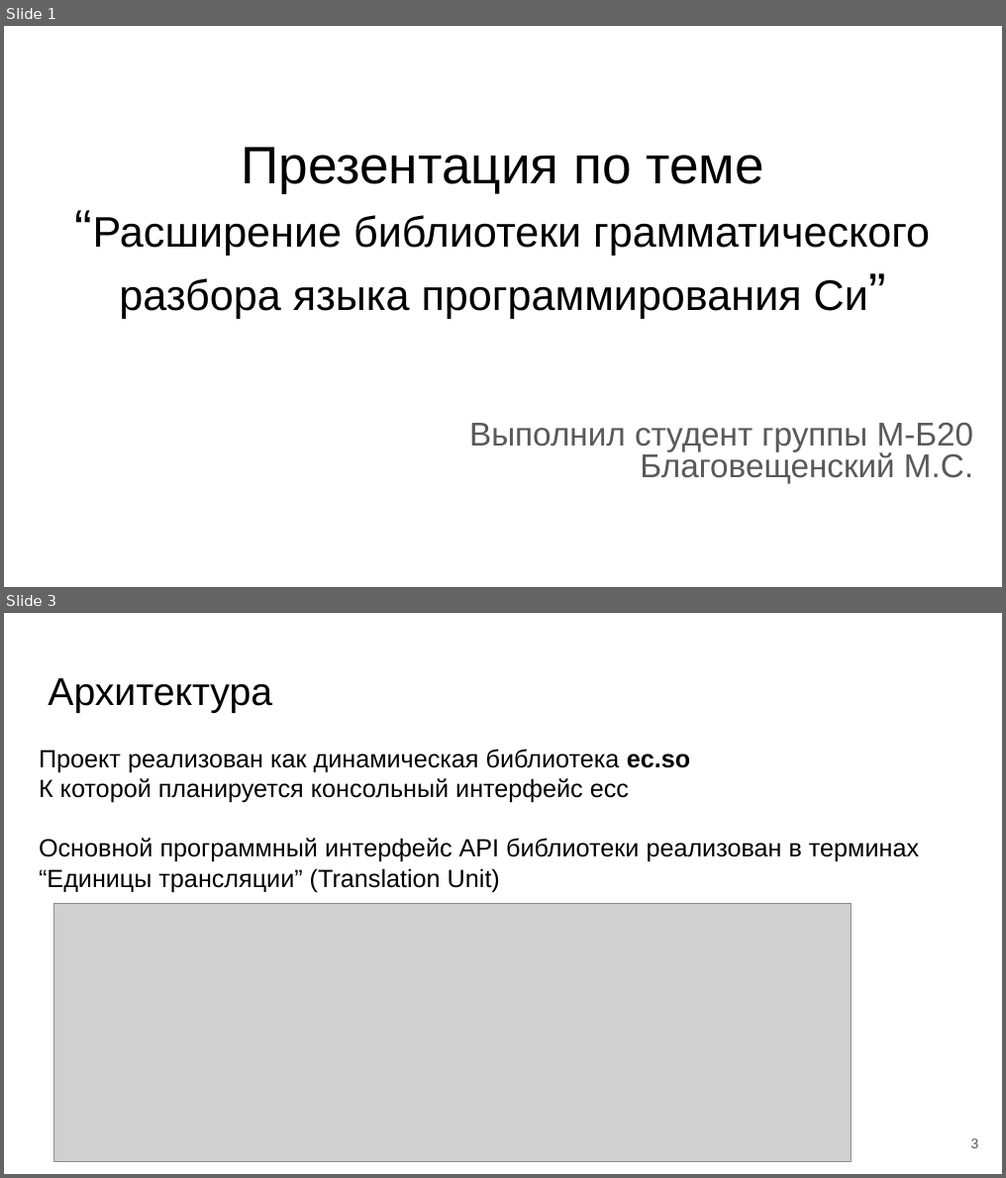
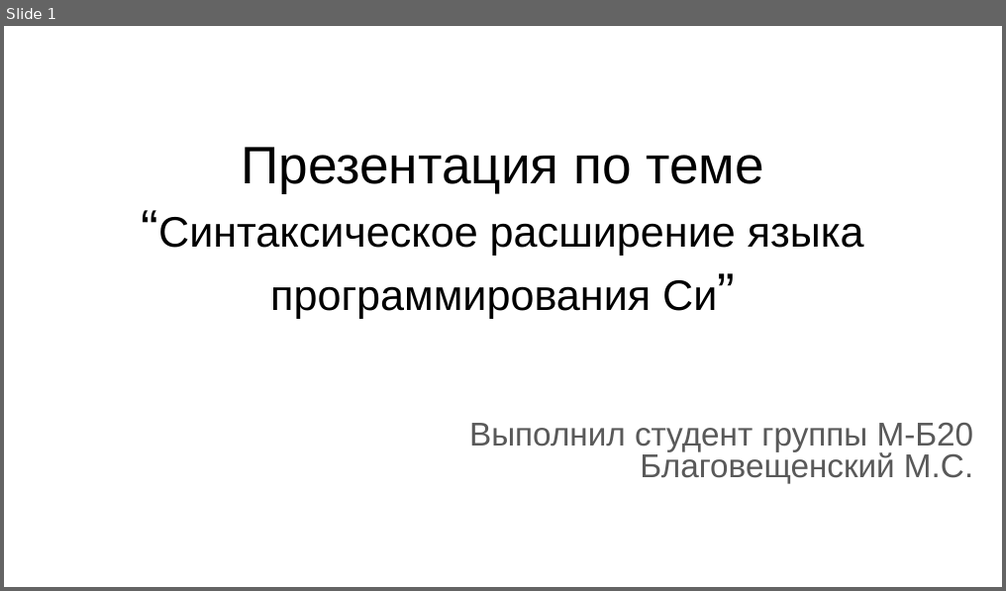
Before and after one commit to m-blg/bach-vkr, a slide deck: extra/Презентация по теме “Грамматический разбор языка Си”.odp. Shown one above the other, each under a label of ours: slides 1 and 3 before the commit, slide 1 after it; the slides between them are not shown. The pictures are 1006x1178 and 1006x591 pixels, drawn with LibreOffice and Linux fonts; fonts in the diff are those of the drawing; grey boxes stand for pictures. Boxes give left, top, right and bottom in pixels: in the first picture for what was removed or moved away, otherwise in the second. Text is boxed around its words. In the diff, an @@ line names an element or a change of style, - is before the commit and + after.

```diff
--- a/extra/Презентация по теме “Грамматический разбор языка Си”.odp
+++ b/extra/Презентация по теме “Грамматический разбор языка Си”.odp
@@ slide 3 removed at (4,613,1002,1174), background #FFFFFF @@
@@ title removed at (48,678,272,713) @@
-Архитектура
@@ text removed at (39,749,919,892) @@
-Проект реализован как динамическая библиотека ec.so
-К которой планируется консольный интерфейс ecc
-Основной программный интерфейс API библиотеки реализован в терминах “Единицы трансляции” (Translation Unit)
@@ picture removed at (54,903,851,1161) @@
@@ page number removed at (971,1139,979,1149) @@
-3
@@ slide 1 changed as well @@
@@ title at (158,147,864,319): text changed @@
-Презентация по теме
-“Расширение библиотеки грамматического разбора языка программирования Си”
+Презентация по теме
+“Синтаксическое расширение языка программирования Си”
```
Also in this commit, not shown: 1 other slide changed, 11 slides added, 9 other slides removed, 37 other files.
